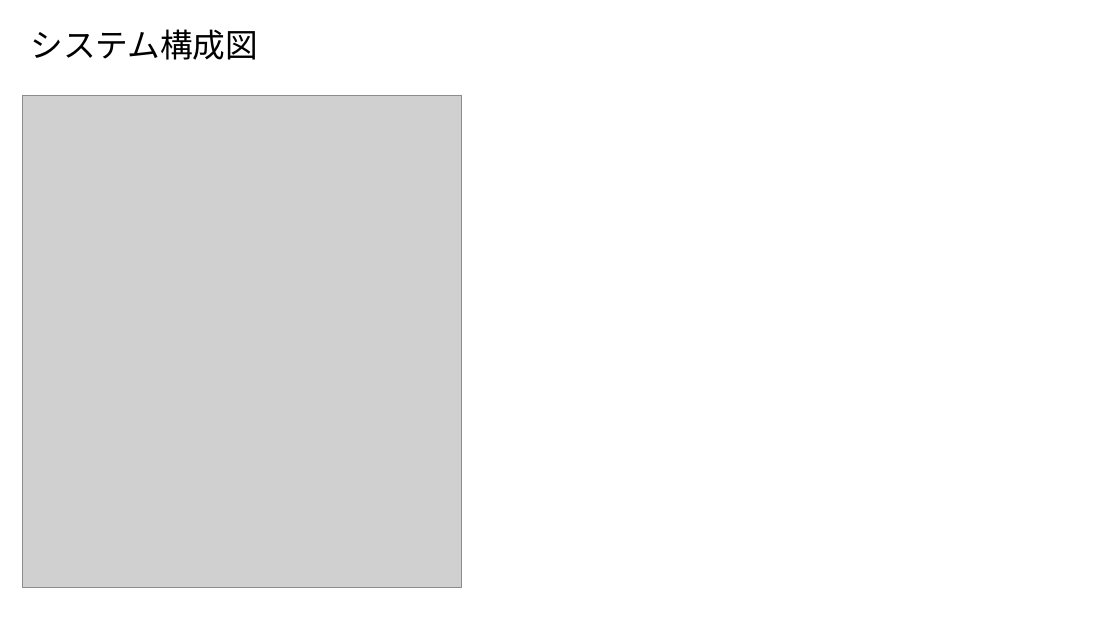
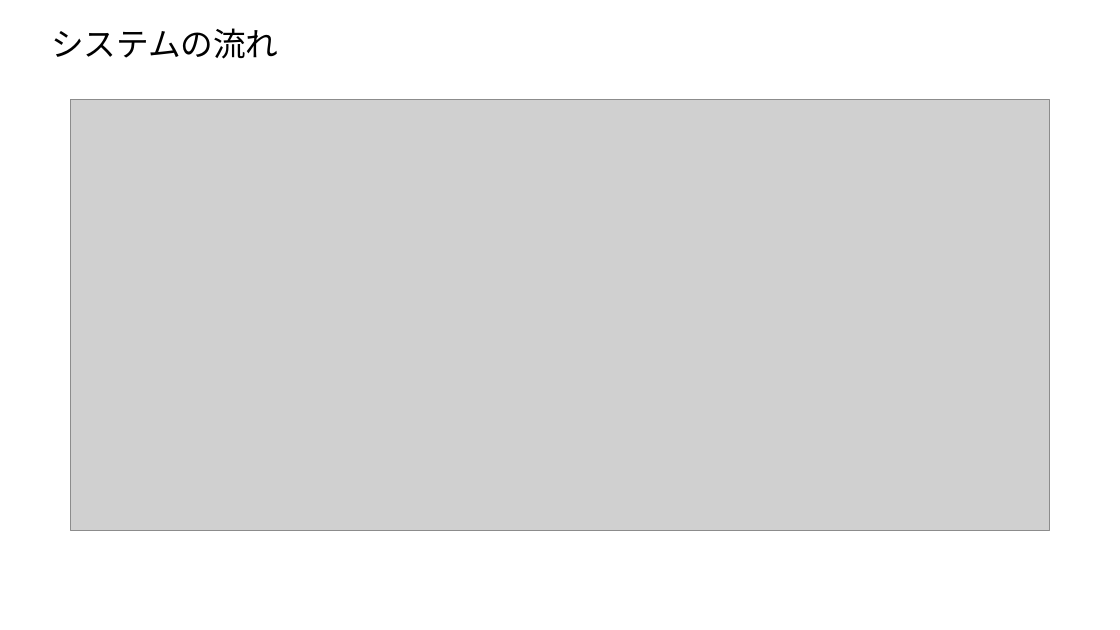
Before and after one commit to yoshitake266/bitComposer_prj, a slide deck: slide 4 of presentation/bit Composer.pptx. Drawn at 1120x630 pixels with LibreOffice and Linux fonts; fonts in the diff are those of the drawing; grey boxes stand for pictures. Boxes give left, top, right and bottom in pixels: in the first picture for what was removed or moved away, otherwise in the second. Text is boxed around its words. In the diff, an @@ line names an element or a change of style, - is before the commit and + after.

```diff
--- a/presentation/bit Composer.pptx
+++ b/presentation/bit Composer.pptx
@@ text at (51,28,278,59): text changed @@
-システム構成図
+システムの流れ
@@ picture removed at (23,95,462,587) @@
@@ picture added at (71,100,1050,531) @@
```
Also in this commit, not shown: 4 other slides changed, 5 slides added, 6 slides removed, 5 other files.
